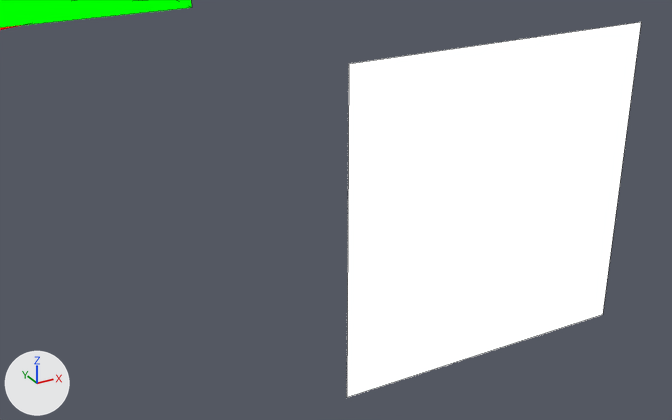
The Blender file assets-source/blender/motion/dilophosaurus-walk.blend as it was, and as the next commit left it.
Camera for both pictures: a 50 mm lens placed at (53.57, -33.57, 23.48), pointed at (55.84, -29.45, 21.42). The axes (+X, +Y, +Z) are drawn at lower left. The lights are the same throughout. The older version comes first. Mesh edges are drawn as thin lines.

Objects in the first picture: 'DinoTycoon_Motion_dilophosaurus_walk_eye', 'DinoTycoon_Motion_dilophosaurus_walk_jaw'.
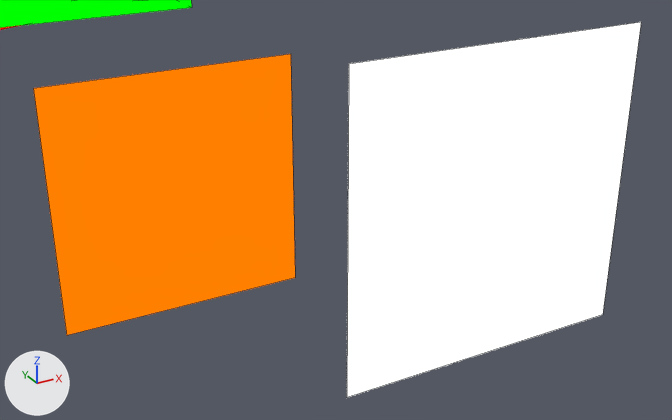
Where the change shows, as pixel boxes (x1, y1, x2, y2) in the pictures (672 x 420 px):
```json
{"object": "DinoTycoon_Motion_dilophosaurus_walk_eye_white", "change": "added", "after": [33, 54, 295, 335], "on screen": "orange"}
```

Scene script edits in JSON lines:
```json
{"op": "add", "block": "mat_dinotycoon_role_y", "code": ["mat_dinotycoon_role_y = emission_material('DinoTycoon_Role_Y')", "mat_dinotycoon_role_y.base_color = (1.0, 0.216, 0.0)  # orange #ff8000"]}
{"op": "add", "block": "me_dinotycoon_motion_dilophosaurus_walk_sample_eye_white", "code": ["me_dinotycoon_motion_dilophosaurus_walk_sample_eye_white = bpy.data.meshes.new('DinoTycoon_Motion_dilophosaurus_walk_sample_eye_white')", "me_dinotycoon_motion_dilophosaurus_walk_sample_eye_white.from_pydata([(54.4, -29.0, 22.2), (55.8, -29.0, 22.2), (55.8, -29.0, 20.8), (54.4, -29.0, 20.8), (54.4, -29.0, 22.2), (55.8, -29.0, 22.2), (55.8, -29.0, 20.8), (54.4, -29.0, 20.8)], [], [(3, 2, 1, 0), (4, 5, 6, 7), (0, 1, 5, 4), (1, 2, 6, 5), (2, 3, 7, 6), (3, 0, 4, 7)])", "me_dinotycoon_motion_dilophosaurus_walk_sample_eye_white.materials.append(mat_dinotycoon_role_y)  # orange #ff8000"]}
{"op": "add", "block": "ob_dinotycoon_motion_dilophosaurus_walk_eye_white", "code": ["ob_dinotycoon_motion_dilophosaurus_walk_eye_white = bpy.data.objects.new('DinoTycoon_Motion_dilophosaurus_walk_eye_white', me_dinotycoon_motion_dilophosaurus_walk_sample_eye_white)", "ob_dinotycoon_motion_dilophosaurus_walk_eye_white.location = (0.0, 0.0, 0.0)"]}
```
